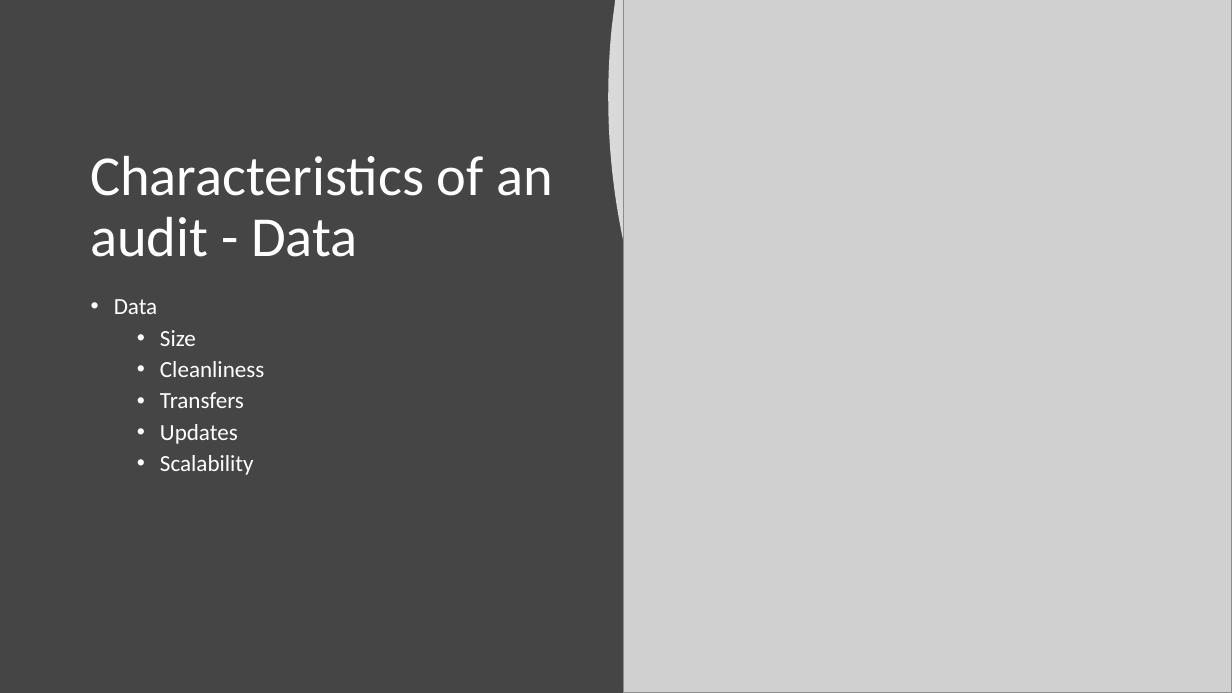
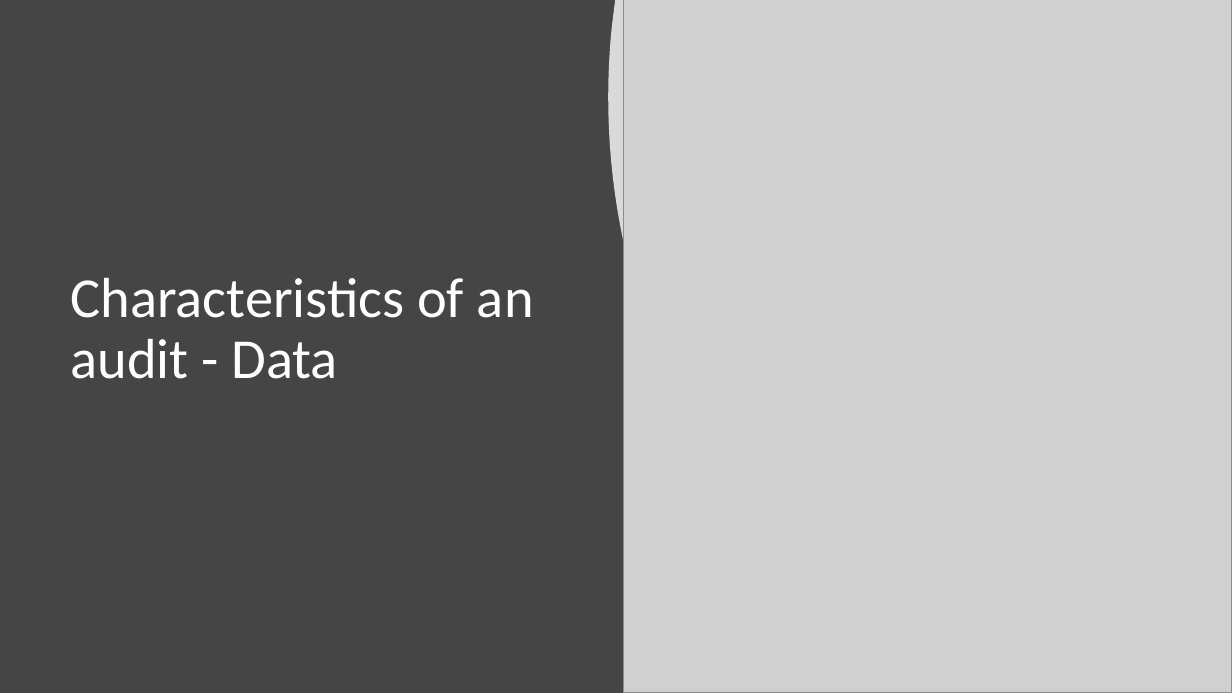
Before and after one commit to juliansoh/Databricks-Financial-Fraud, a slide deck: slide 4 of slides/Presentation for Auditors.pptx. Drawn at 1232x693 pixels with LibreOffice and Linux fonts; fonts in the diff are those of the drawing; grey boxes stand for pictures. Boxes give left, top, right and bottom in pixels: in the first picture for what was removed or moved away, otherwise in the second. Text is boxed around its words. In the diff, an @@ line names an element or a change of style, - is before the commit and + after.

```diff
--- a/slides/Presentation for Auditors.pptx
+++ b/slides/Presentation for Auditors.pptx
@@ title "Characteristics of an audit - ..." moved from (x1=90, y1=156, x2=554, y2=257) to (x1=70, y1=278, x2=534, y2=379) @@
@@ text removed at (x1=114, y1=299, x2=264, y2=475) @@
-• Data
-  • Size
-  • Cleanliness
-  • Transfers
-  • Updates
-  • Scalability
```
Also in this commit, not shown: 3 slides added.
